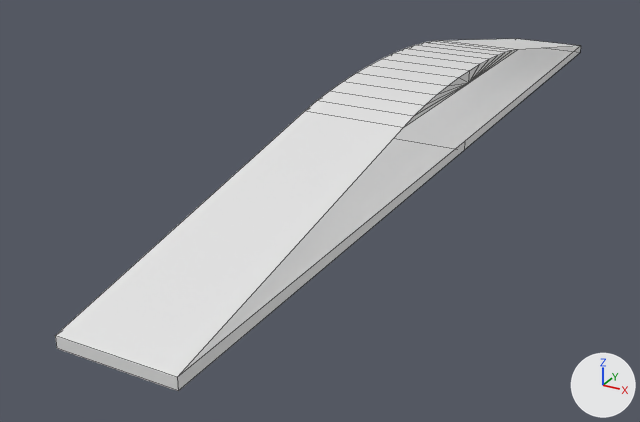
Before and after pictures for a commit that changed the FBX model Rolling Wheels/Assets/Models/Tile1.fbx.
Before and after are seen from a 50 mm camera at (69.3, -171.5, 63.2) aimed at (-14.8, -18.6, -13.3). The lights are fixed; the arrows at lower right show +X, +Y and +Z. Mesh edges are drawn as thin lines. Where no turn or scale is listed for an object, it has been applied to the vertices. Vertices at the same position are counted once.

Before the edit, the objects in view are built like this:
```python
mat_material = principled_material('Material')
mat_material.base_color = (0.8, 0.8, 0.8)  # white #e7e7e7
mat_material.roughness = 0.4
me_cube = bpy.data.meshes.new('Cube')
me_cube.from_pydata(...)  # 40 vertices, 46 faces; spans x -10.0..10.0, y -100.0..100.0, z -1.0..16.0
me_cube.materials.append(mat_material)  # white #e7e7e7
ob_cube = bpy.data.objects.new('Cube', me_cube)
ob_cube.location = (0.0, 0.0, 0.0)
```
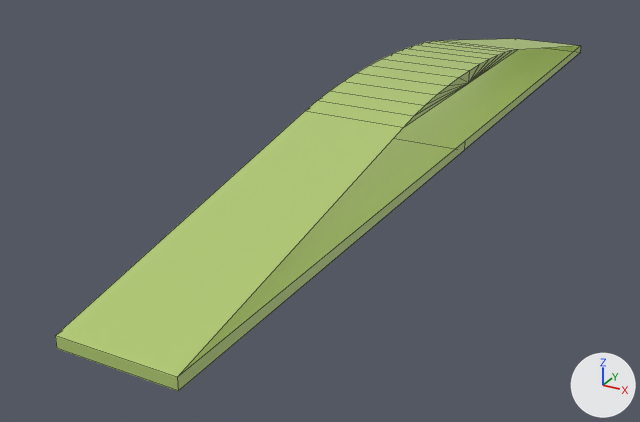
Boxes (x1, y1, x2, y2) around the edits, measured in the pictures (640 x 422 px):
'Cube', surface changed (white to green): (55, 39, 581, 391) in both

The change, as a diff of the scene's bpy script:
```diff
--- a/Rolling Wheels/Assets/Models/Tile1.fbx.py
+++ b/Rolling Wheels/Assets/Models/Tile1.fbx.py
@@ img_pallete_png @@
+img_pallete_png = load_image('Pallete.png', '../Textures/Pallete.png', 8, 8, 'sRGB')
@@ mat_material @@
 mat_material = principled_material('Material')
-mat_material.base_color = (0.8, 0.8, 0.8)  # white #e7e7e7
+mat_material.texture = img_pallete_png
 mat_material.roughness = 0.4
@@ me_cube @@
 me_cube.from_pydata(...)  # 40 vertices, 46 faces; spans x -10.0..10.0, y -100.0..100.0, z -1.0..16.0
 # used by ob_cube; location = (0.0, 0.0, 0.0)
+# me_cube part 1: texture (UV) coordinates of 46 of 46 faces, centred in x -10.0..10.0, y -100.0..100.0, z -1.0..16.0, changed; they spanned u 0.12..0.88, v 0.0..1.0 and now span u 0.92..0.92, v 0.91..0.91
 me_cube.materials.append(mat_material)
```
